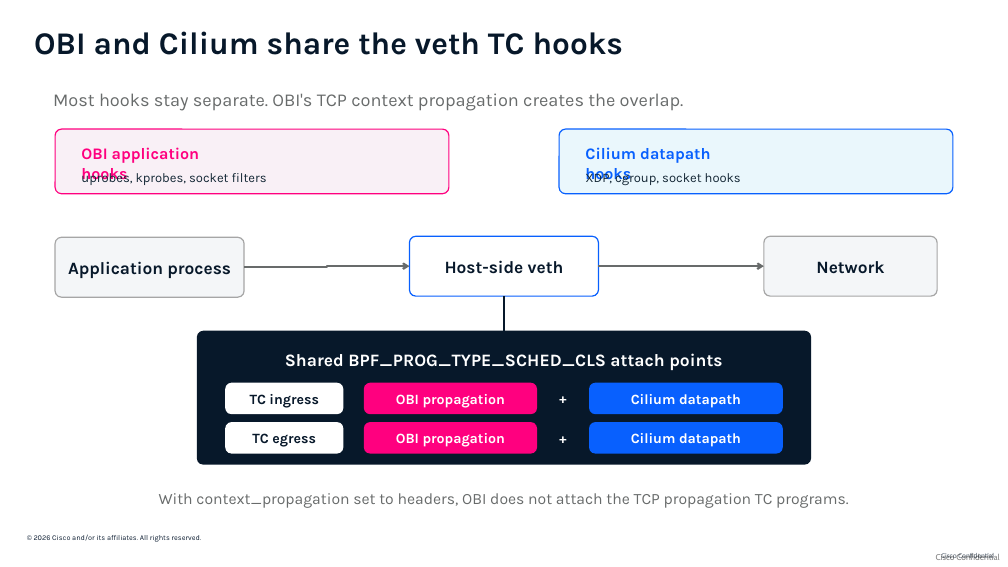
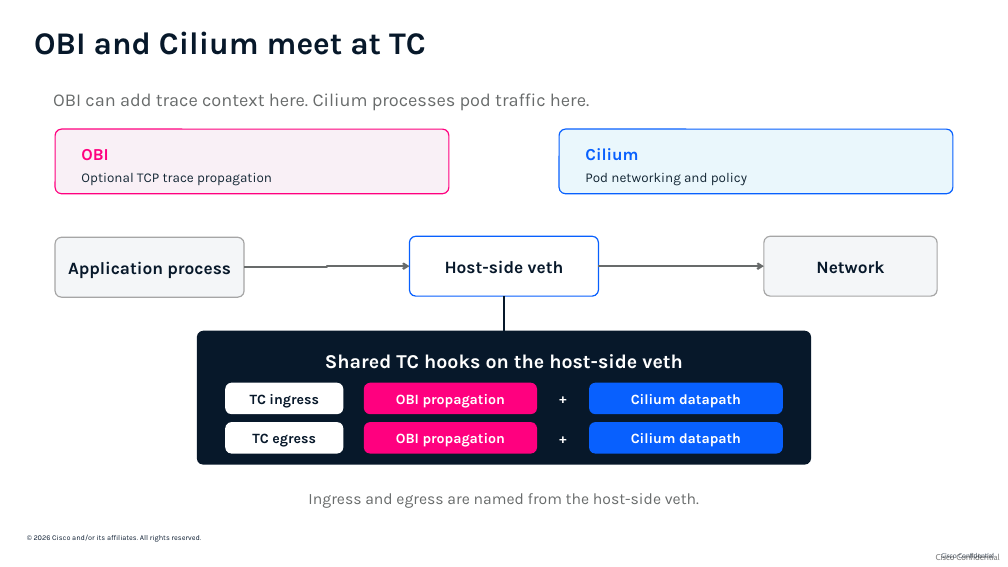
Before and after one commit to ajimenez1503/cilium-obi-demo, a slide deck: slide 8 of slides/cilium-obi-session-deck-latest.pptx (slide 7 before the commit). Drawn at 1008x567 pixels with LibreOffice and Linux fonts; fonts in the diff are those of the drawing; background and template pictures are left out. Boxes give left, top, right and bottom in pixels: in the first picture for what was removed or moved away, otherwise in the second. Text is boxed around its words. In the diff, an @@ line names an element or a change of style, - is before the commit and + after.

```diff
--- a/slides/cilium-obi-session-deck-latest.pptx
+++ b/slides/cilium-obi-session-deck-latest.pptx
@@ text at box(34, 31, 426, 55): text changed @@
-OBI and Cilium share the veth TC hooks
+OBI and Cilium meet at TC
@@ text at box(53, 93, 589, 110): text changed @@
-Most hooks stay separate. OBI's TCP context propagation creates the overlap.
+OBI can add trace context here. Cilium processes pod traffic here.
@@ text at box(81, 149, 108, 160): text changed; size 15.2 to 15.9 pt @@
-OBI application hooks
+OBI
@@ text at box(585, 148, 638, 160): text changed; size 15.2 to 15.9 pt @@
-Cilium datapath hooks
+Cilium
@@ text at box(81, 173, 272, 186): text changed; size 12.4 to 12.8 pt @@
-uprobes, kprobes, socket filters
+Optional TCP trace propagation
@@ text at box(585, 173, 747, 186): text changed; size 12.4 to 12.8 pt @@
-XDP, cgroup, socket hooks
+Pod networking and policy
@@ text at box(325, 354, 683, 369): text changed; size 16.7 to 18.8 pt @@
-Shared BPF_PROG_TYPE_SCHED_CLS attach points
+Shared TC hooks on the host-side veth
@@ text at box(308, 493, 699, 508): text changed @@
-With context_propagation set to headers, OBI does not attach the TCP propagation TC programs.
+Ingress and egress are named from the host-side veth.
```
Also in this commit, not shown: 1 other slide changed, 4 slides added, 2 slides removed.
